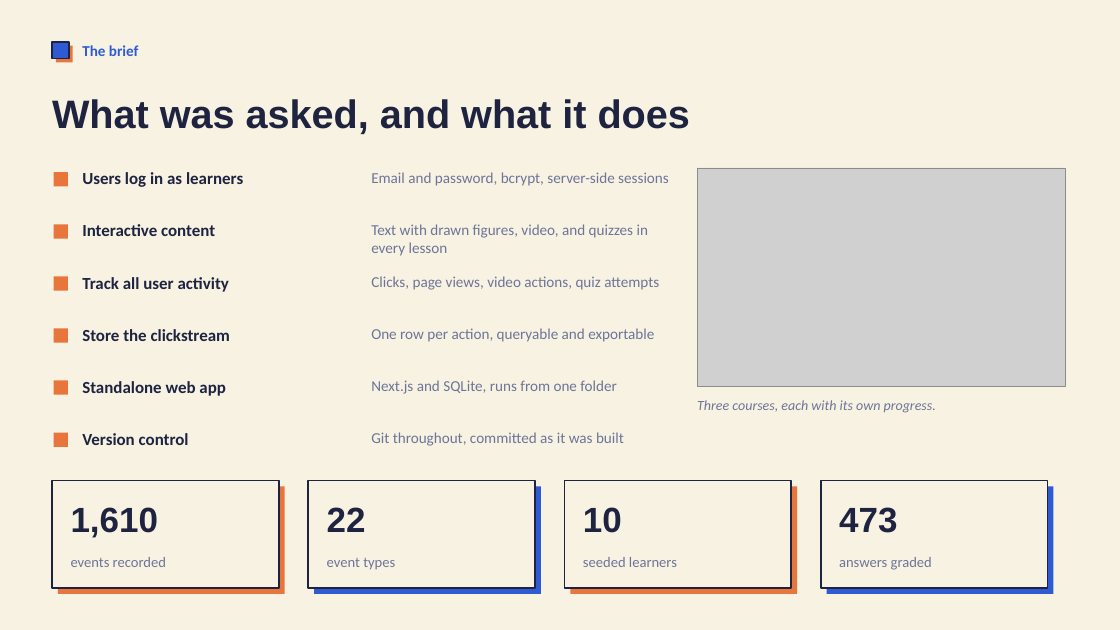
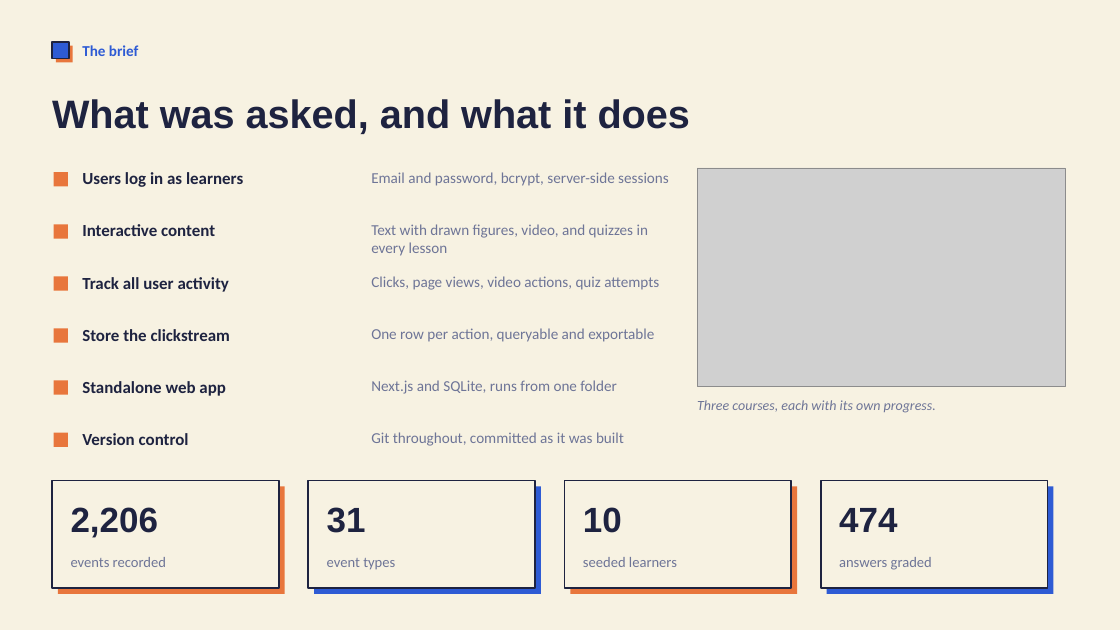
Before and after one commit to ndstab/lumen, a slide deck: slide 2 of docs/presentation.pptx. Drawn at 1120x630 pixels with LibreOffice and Linux fonts; fonts in the diff are those of the drawing; grey boxes stand for pictures. Boxes give left, top, right and bottom in pixels: in the first picture for what was removed or moved away, otherwise in the second. Text is boxed around its words. In the diff, an @@ line names an element or a change of style, - is before the commit and + after.

```diff
--- a/docs/presentation.pptx
+++ b/docs/presentation.pptx
@@ text at box(71, 507, 159, 538): text changed @@
-1,610
+2,206
@@ text at box(327, 507, 366, 533): text changed @@
-22
+31
@@ text at box(839, 508, 897, 532): text changed @@
-473
+474
```
Also in this commit, not shown: 8 other slides changed, 1 slide removed, 3 other files.
